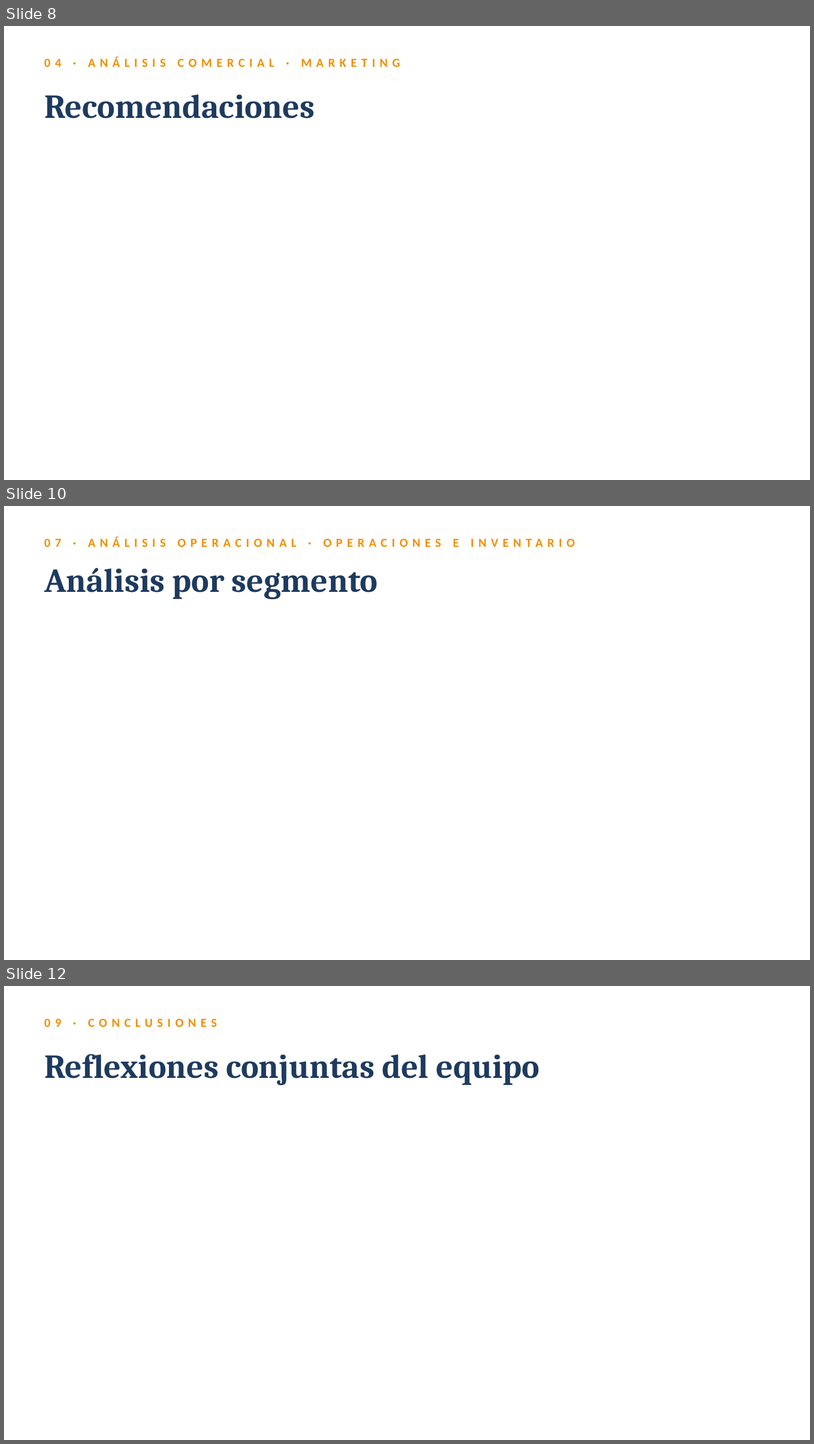
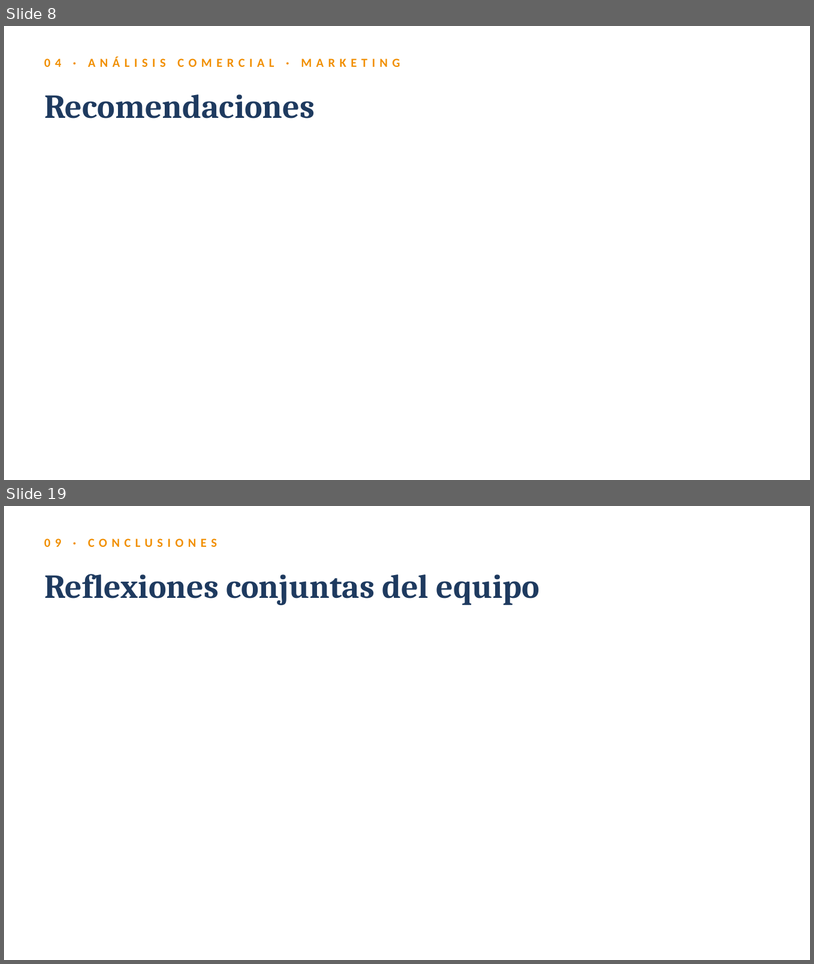
Before and after one commit to ITACADEMYprojectes/ProjecteData, a slide deck: Equip_29/Results/2026_06_01_StaySpain_Presentacion.pptx. Shown one above the other, each under a label of ours: slides 8, 10 and 12 before the commit, slides 8 and 19 after it; the slides between them are not shown. The pictures are 814x1444 and 814x964 pixels, drawn with LibreOffice and Linux fonts; fonts in the diff are those of the drawing. Boxes give left, top, right and bottom in pixels: in the first picture for what was removed or moved away, otherwise in the second. Text is boxed around its words. In the diff, an @@ line names an element or a change of style, - is before the commit and + after.

Commit message:
actualizacion parte operaciones

```diff
--- a/Equip_29/Results/2026_06_01_StaySpain_Presentacion.pptx
+++ b/Equip_29/Results/2026_06_01_StaySpain_Presentacion.pptx
@@ slide 10 removed at (x1=4, y1=506, x2=810, y2=960), background #FFFFFF @@
@@ text removed at (x1=44, y1=537, x2=575, y2=547) @@
-07 · ANÁLISIS OPERACIONAL · OPERACIONES E INVENTARIO
@@ text removed at (x1=44, y1=568, x2=378, y2=600) @@
-Análisis por segmento
@@ what was slide 12 is now slide 19 @@
```
Also in this commit, not shown: 1 slide changed, 10 slides added, 2 other slides removed.
